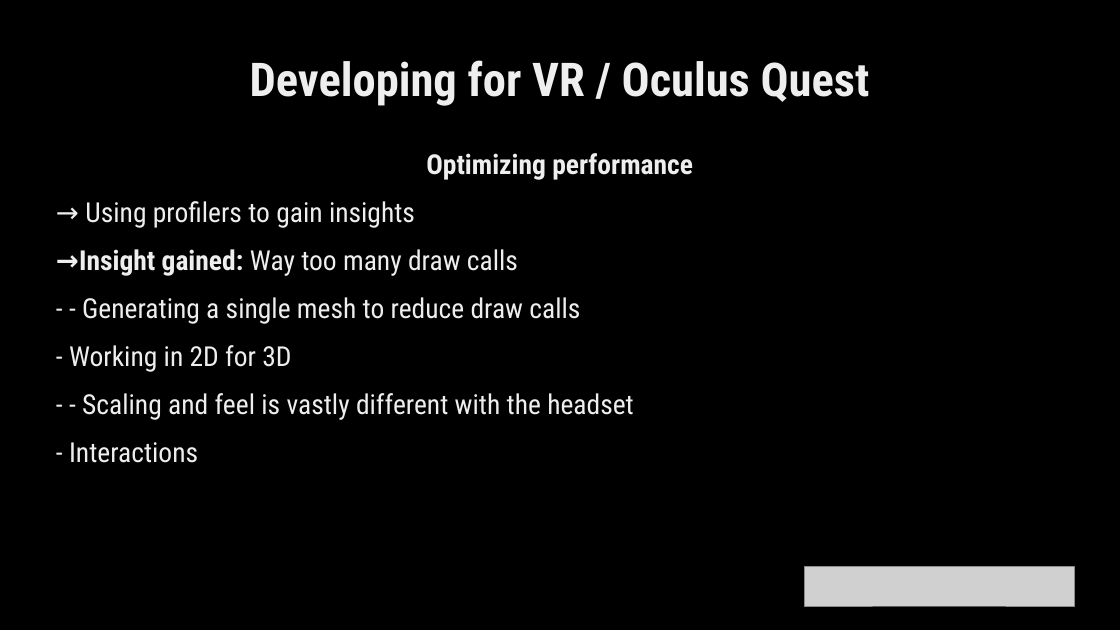
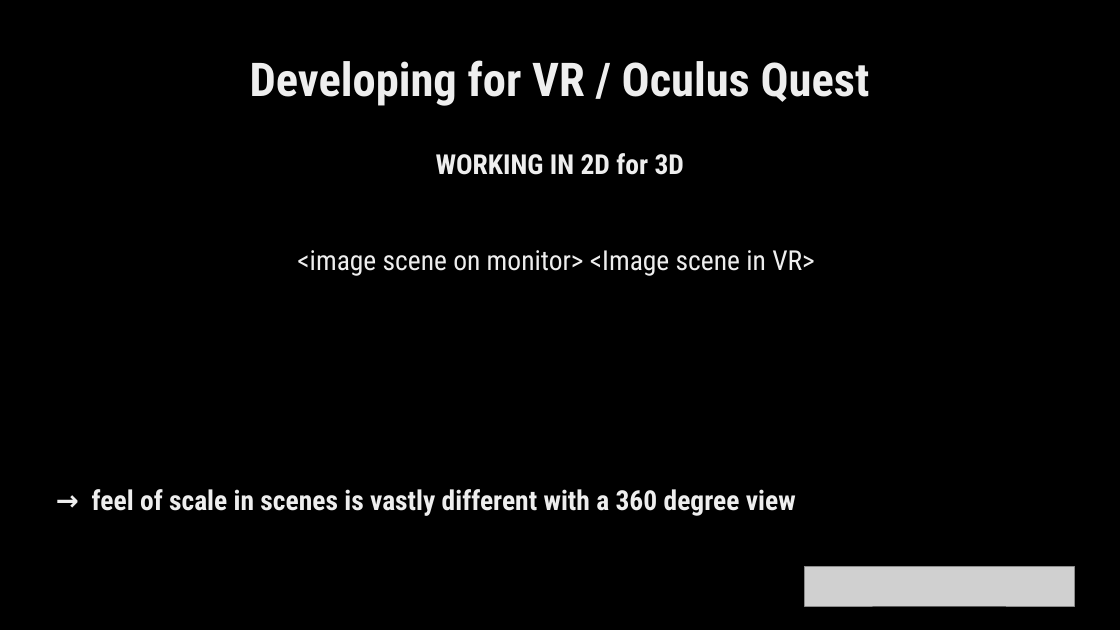
Before and after one commit to etlaM21/Chromesthesia, a slide deck: slide 13 of FINAL_PRESENTATON.odp (slide 12 before the commit). Drawn at 1120x630 pixels with LibreOffice and Linux fonts; fonts in the diff are those of the drawing; grey boxes stand for pictures. Boxes give left, top, right and bottom in pixels: in the first picture for what was removed or moved away, otherwise in the second. Text is boxed around its words. In the diff, an @@ line names an element or a change of style, - is before the commit and + after.

```diff
--- a/FINAL_PRESENTATON.odp
+++ b/FINAL_PRESENTATON.odp
@@ text at [92,153,815,516]: text changed; bold on @@
-Optimizing performance
-→ Using profilers to gain insights
-→Insight gained: Way too many draw calls
-- - Generating a single mesh to reduce draw calls
-- Working in 2D for 3D
-- - Scaling and feel is vastly different with the headset
-- Interactions
+WORKING IN 2D for 3D
+<image scene on monitor> <Image scene in VR>
+→ feel of scale in scenes is vastly different with a 360 degree view
```
Also in this commit, not shown: 9 slides added, 1 slide removed, 2 other files.
